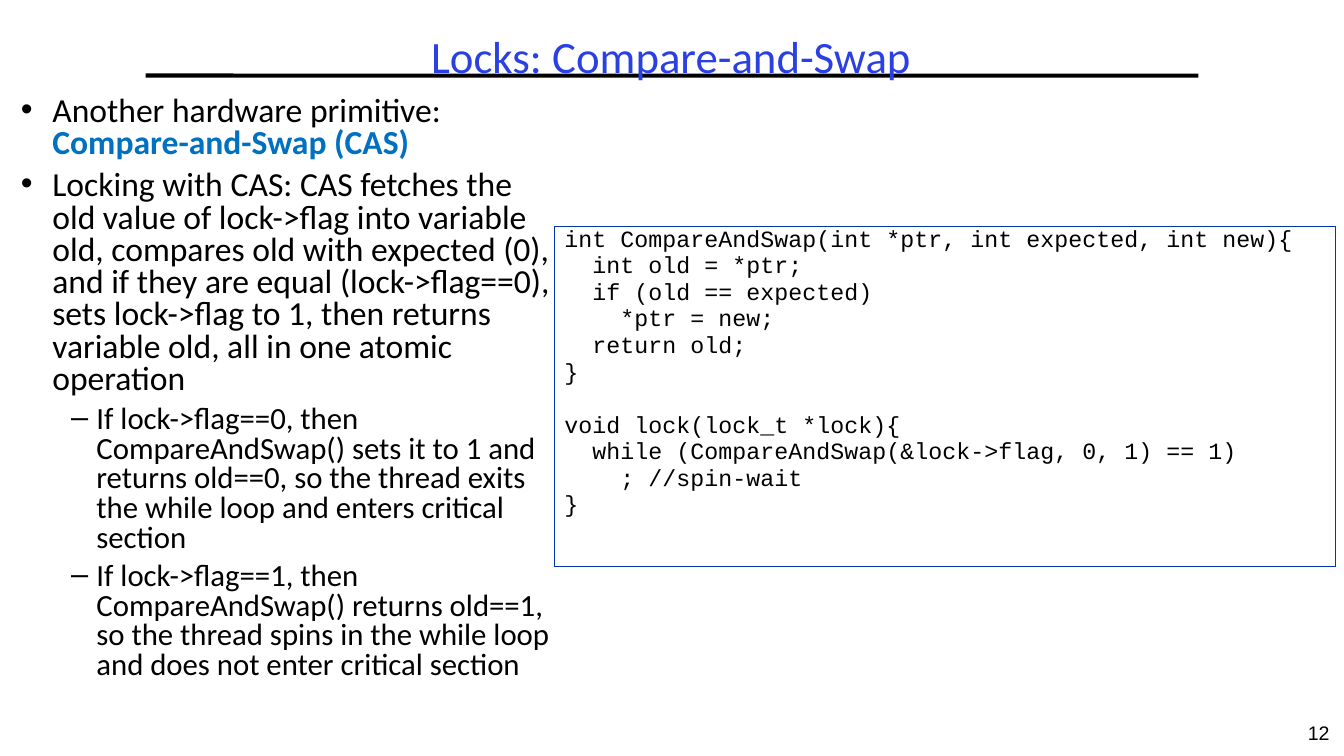
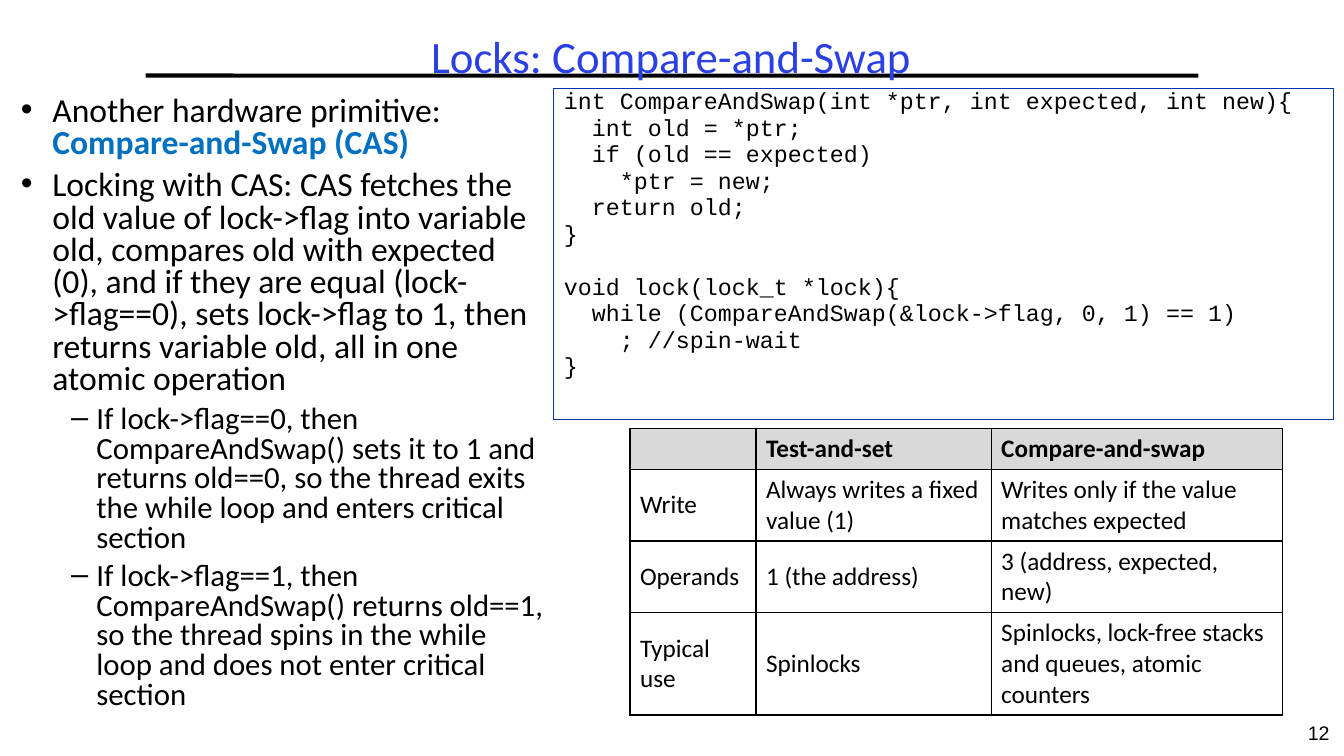
Before and after one commit to guhofstra/CSC112Fa26, a slide deck: slide 12 of PPTs/L3-Synchronization.pptx. Drawn at 1344x756 pixels with LibreOffice and Linux fonts; fonts in the diff are those of the drawing. Boxes give left, top, right and bottom in pixels: in the first picture for what was removed or moved away, otherwise in the second. Text is boxed around its words. In the diff, an @@ line names an element or a change of style, - is before the commit and + after.

```diff
--- a/PPTs/L3-Synchronization.pptx
+++ b/PPTs/L3-Synchronization.pptx
@@ rectangle "int CompareAndSwap(int *ptr, int expected, ...": place and size @@
-rectangle "int CompareAndSwap(int *ptr, int expected, ..." at bbox=[555, 227, 1336, 567]
+rectangle "int CompareAndSwap(int *ptr, int expected, ..." at bbox=[555, 89, 1334, 419]
@@ text "Another hardware primitive: Compare-and-Swap (CAS)" rewrapped from bbox=[52, 98, 550, 676] to bbox=[52, 98, 543, 706] @@
@@ table added at bbox=[630, 429, 1282, 708], 4 rows, 3 columns @@
+ | Test-and-set | Compare-and-swap
+Write | Always writes a fixed value (1) | Writes only if the value matches expected
+Operands | 1 (the address) | 3 (address, expected, new)
+Typical use | Spinlocks | Spinlocks, lock-free stacks and queues, atomic counters
```
Also in this commit, not shown: 2 other files.
